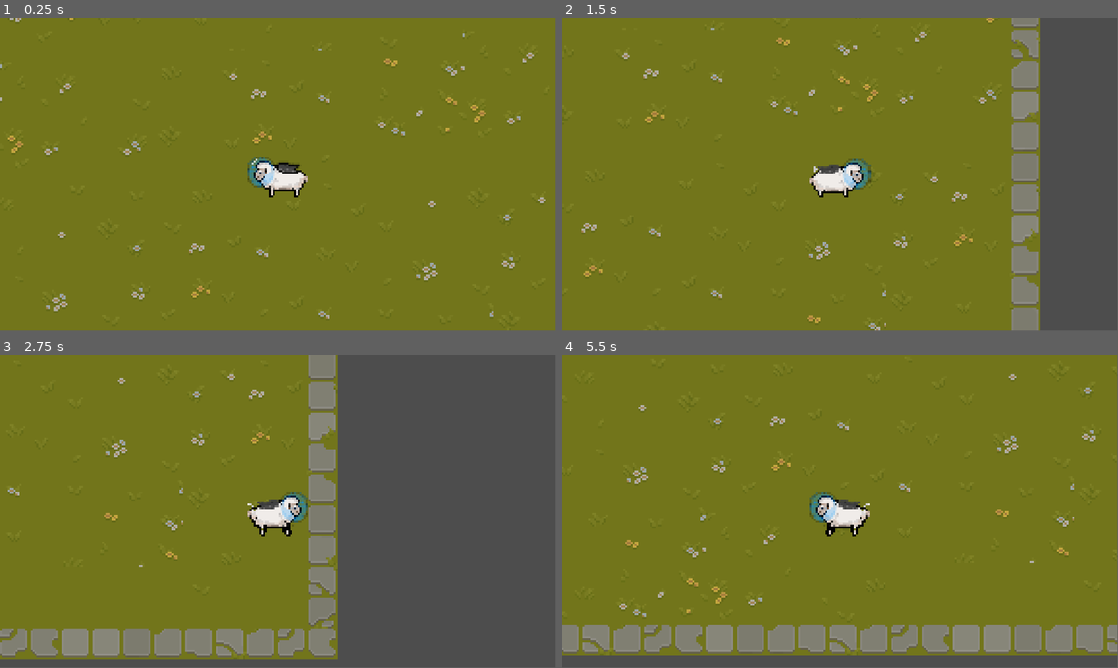
Above: before the commit, frames 1-4 (two rows, left to right).
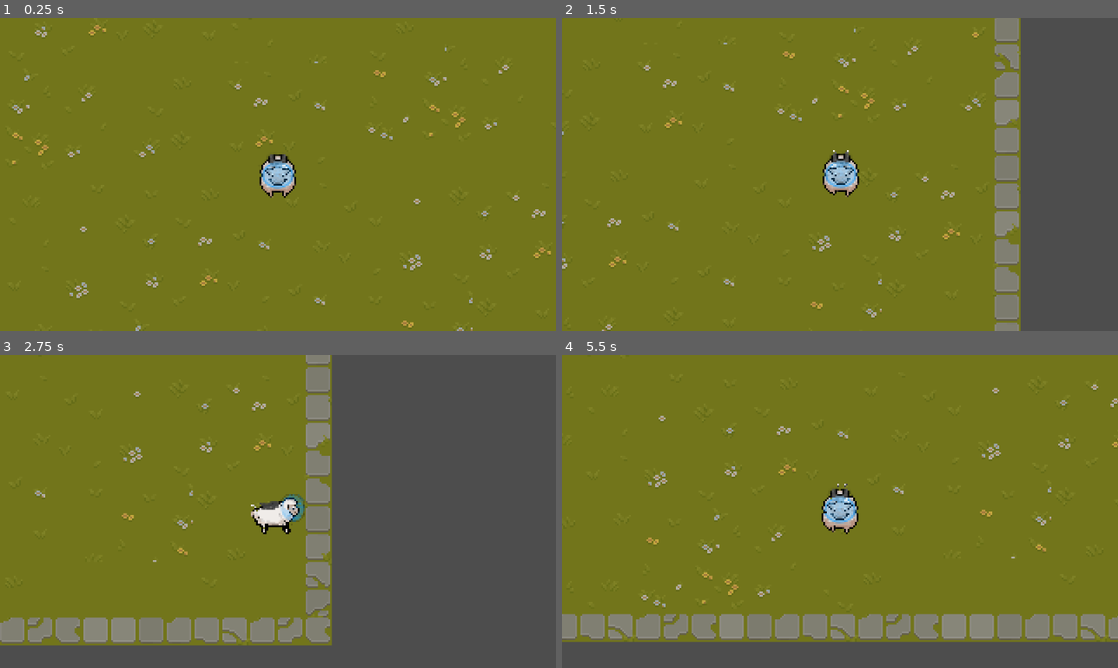
Above: after the commit, the same moments.

Repository: supermakz/AstroSheep
Game: Godot game, scene res://Scenes/game_scene.tscn
Two runs of this game, one before a commit and one after it. Both use one fixed random seed, a clock stepped at 60 frames per second and the inputs below.
Inputs (mouse positions are in pixels of both pictures, inside the frame that each line leads up to):
- Up to frame 1 (0.25 s): no input
- Up to frame 2 (1.5 s): move the mouse to (962, 158) at 0.52 s; hold D (move_right) 0.53-1.28 s; click (962, 158) at 0.6 s; move the mouse to (728, 190) at 1.27 s; hold S (move_down) from 1.28 s (still down); tap R (cycle_weapon) at 1.35 s
- Up to frame 3 (2.75 s): move the mouse to (333, 442) at 2.02 s; release S (move_down) at 2.03 s; hold D (move_right) from 2.03 s (still down); tap Shift (dash) at 2.1 s
- Up to frame 4 (5.5 s): move the mouse to (812, 574) at 2.77 s; release D (move_right) at 2.78 s; hold W (move_up) 2.78-3.53 s; right-click (812, 574) at 2.85 s; move the mouse to (1006, 558) at 3.52 s; hold A (move_left) 3.53-5.03 s; click (1006, 558) at 3.6 s; move the mouse to (673, 464) at 4.27 s; tap R (cycle_weapon) at 4.35 s; move the mouse to (867, 511) at 5.02 s; hold S (move_down) from 5.03 s (still down); tap Shift (dash) at 5.1 s
In our replay, the window is 799x449 before the commit and 800x450 after it. These sizes can differ from the game's own. Grey fills any space a smaller window leaves; there, only what the larger window draws over its background counts as a difference.

The runs differ from the first frame. In frame 1, 3.4% of the frame differs, in the area x 0-100%, y 0-100%; in frame 2, 9.9%; in frame 3, 9.5%; in frame 4, 12%, in the area x 0-100%, y 0-96%.

Commit message:
Added working animations to player controller
might cut code shorter later on when animations/sprites are smoother in general
entity shadows important for good visual
astrosheep.png for good measure nshit

Diff:
--- a/Scenes/player.tscn
+++ b/Scenes/player.tscn
@@ -1,10 +1,42 @@
-[gd_scene load_steps=14 format=3 uid="uid://g0driojvpwlg"]
+[gd_scene load_steps=26 format=3 uid="uid://g0driojvpwlg"]
 
 [ext_resource type="Script" uid="uid://firo45ogeshs" path="res://Scripts/player_controller.gd" id="1_v0iea"]
 [ext_resource type="Texture2D" uid="uid://bileg2jrs85l0" path="res://Assets_Art/spritesheep.png" id="2_cvnsp"]
 
+[sub_resource type="Animation" id="Animation_fkybt"]
+length = 0.001
+tracks/0/type = "value"
+tracks/0/imported = false
+tracks/0/enabled = true
+tracks/0/path = NodePath("Sprite2D:region_rect")
+tracks/0/interp = 1
+tracks/0/loop_wrap = true
+tracks/0/keys = {
+"times": PackedFloat32Array(0),
+"transitions": PackedFloat32Array(1),
+"update": 0,
+"values": [Rect2(0, 224, 32, 32)]
+}
+
+[sub_resource type="Animation" id="Animation_3smsa"]
+resource_name = "idle_down"
+length = 0.45
+loop_mode = 1
+tracks/0/type = "value"
+tracks/0/imported = false
+tracks/0/enabled = true
+tracks/0/path = NodePath("Sprite2D:region_rect")
+tracks/0/interp = 0
+tracks/0/loop_wrap = true
+tracks/0/keys = {
+"times": PackedFloat32Array(0, 0.15, 0.3, 0.45),
+"transitions": PackedFloat32Array(1, 1, 1, 1),
+"update": 0,
+"values": [Rect2(5, 30, 27, 29), Rect2(39, 30, 29, 29), Rect2(75, 30, 27, 29), Rect2(109, 30, 27, 29)]
+}
+
 [sub_resource type="Animation" id="Animation_6t5aa"]
-resource_name = "idle"
+resource_name = "idle_h"
 length = 0.45
 loop_mode = 1
 tracks/0/type = "value"
@@ -20,6 +52,40 @@
 "values": [Rect2(-1, 160, 33, 32), Rect2(0, 0, 33, 32), Rect2(33, 0, 35, 32), Rect2(68, 0, 35, 32), Rect2(103, 0, 35, 32)]
 }
 
+[sub_resource type="Animation" id="Animation_8erm5"]
+resource_name = "idle_up"
+length = 0.45
+loop_mode = 1
+tracks/0/type = "value"
+tracks/0/imported = false
+tracks/0/enabled = true
+tracks/0/path = NodePath("Sprite2D:region_rect")
+tracks/0/interp = 0
+tracks/0/loop_wrap = true
+tracks/0/keys = {
+"times": PackedFloat32Array(0, 0.15, 0.3, 0.45),
+"transitions": PackedFloat32Array(1, 1, 1, 1),
+"update": 0,
+"values": [Rect2(5, 59, 25, 33), Rect2(41, 59, 26, 33), Rect2(75, 59, 27, 33), Rect2(108, 59, 30, 33)]
+}
+
+[sub_resource type="Animation" id="Animation_x3wgy"]
+resource_name = "walk_down"
+length = 0.45
+loop_mode = 1
+tracks/0/type = "value"
+tracks/0/imported = false
+tracks/0/enabled = true
+tracks/0/path = NodePath("Sprite2D:region_rect")
+tracks/0/interp = 0
+tracks/0/loop_wrap = true
+tracks/0/keys = {
+"times": PackedFloat32Array(0, 0.15, 0.3, 0.45),
+"transitions": PackedFloat32Array(1, 1, 1, 1),
+"update": 0,
+"values": [Rect2(0, 192, 32, 32), Rect2(32, 192, 33, 32), Rect2(65, 192, 33, 32), Rect2(98, 192, 33, 32)]
+}
+
 [sub_resource type="Animation" id="Animation_vgqql"]
 resource_name = "walk_h"
 length = 0.45
@@ -37,34 +103,105 @@
 "values": [Rect2(-1, 160, 33, 32), Rect2(32, 160, 34, 32), Rect2(66, 160, 33, 32), Rect2(99, 160, 33, 32)]
 }
 
+[sub_resource type="Animation" id="Animation_cvnsp"]
+resource_name = "walk_up"
+length = 0.45
+loop_mode = 1
+tracks/0/type = "value"
+tracks/0/imported = false
+tracks/0/enabled = true
+tracks/0/path = NodePath("Sprite2D:region_rect")
+tracks/0/interp = 0
+tracks/0/loop_wrap = true
+tracks/0/keys = {
+"times": PackedFloat32Array(0, 0.15, 0.3, 0.45),
+"transitions": PackedFloat32Array(1, 1, 1, 1),
+"update": 0,
+"values": [Rect2(0, 224, 32, 32), Rect2(32, 224, 32, 32), Rect2(64, 224, 32, 32), Rect2(96, 224, 32, 32)]
+}
+
 [sub_resource type="AnimationLibrary" id="AnimationLibrary_fkybt"]
 _data = {
-&"idle": SubResource("Animation_6t5aa"),
-&"walk_h": SubResource("Animation_vgqql")
+&"RESET": SubResource("Animation_fkybt"),
+&"idle_down": SubResource("Animation_3smsa"),
+&"idle_h": SubResource("Animation_6t5aa"),
+&"idle_up": SubResource("Animation_8erm5"),
+&"walk_down": SubResource("Animation_x3wgy"),
+&"walk_h": SubResource("Animation_vgqql"),
+&"walk_up": SubResource("Animation_cvnsp")
 }
 
 [sub_resource type="AnimationNodeAnimation" id="AnimationNodeAnimation_cvnsp"]
-animation = &"idle"
-
-[sub_resource type="AnimationNodeAnimation" id="AnimationNodeAnimation_x3wgy"]
+animation = &"idle_h"
+
+[sub_resource type="AnimationNodeAnimation" id="AnimationNodeAnimation_6t5aa"]
+animation = &"idle_down"
+
+[sub_resource type="AnimationNodeAnimation" id="AnimationNodeAnimation_vgqql"]
+animation = &"idle_up"
+
+[sub_resource type="AnimationNodeAnimation" id="AnimationNodeAnimation_fkybt"]
+animation = &"idle_h"
+
+[sub_resource type="AnimationNodeBlendSpace2D" id="AnimationNodeBlendSpace2D_x3wgy"]
+blend_point_0/node = SubResource("AnimationNodeAnimation_cvnsp")
+blend_point_0/pos = Vector2(1, 0)
+blend_point_1/node = SubResource("AnimationNodeAnimation_6t5aa")
+blend_point_1/pos = Vector2(0, 1.1)
+blend_point_2/node = SubResource("AnimationNodeAnimation_vgqql")
+blend_point_2/pos = Vector2(0, -1.1)
+blend_point_3/node = SubResource("AnimationNodeAnimation_fkybt")
+blend_point_3/pos = Vector2(-1, 0)
+min_space = Vector2(-1, -1.1)
+max_space = Vector2(1, 1.1)
+blend_mode = 1
+sync = true
+
+[sub_resource type="AnimationNodeAnimation" id="AnimationNodeAnimation_3smsa"]
 animation = &"walk_h"
 
-[sub_resource type="AnimationNodeStateMachineTransition" id="AnimationNodeStateMachineTransition_cvnsp"]
-
-[sub_resource type="AnimationNodeStateMachineTransition" id="AnimationNodeStateMachineTransition_6t5aa"]
-
-[sub_resource type="AnimationNodeStateMachineTransition" id="AnimationNodeStateMachineTransition_fkybt"]
-
-[sub_resource type="AnimationNodeStateMachineTransition" id="AnimationNodeStateMachineTransition_x3wgy"]
+[sub_resource type="AnimationNodeAnimation" id="AnimationNodeAnimation_8erm5"]
+animation = &"walk_down"
+
+[sub_resource type="AnimationNodeAnimation" id="AnimationNodeAnimation_f1ek2"]
+animation = &"walk_up"
+
+[sub_resource type="AnimationNodeAnimation" id="AnimationNodeAnimation_tx1dd"]
+animation = &"walk_h"
+
+[sub_resource type="AnimationNodeBlendSpace2D" id="AnimationNodeBlendSpace2D_gymyn"]
+resource_local_to_scene = true
+blend_point_0/node = SubResource("AnimationNodeAnimation_3smsa")
+blend_point_0/pos = Vector2(-1, 0)
+blend_point_1/node = SubResource("AnimationNodeAnimation_8erm5")
+blend_point_1/pos = Vector2(0, 1.1)
+blend_point_2/node = SubResource("AnimationNodeAnimation_f1ek2")
+blend_point_2/pos = Vector2(0, -1.1)
+blend_point_3/node = SubResource("AnimationNodeAnimation_tx1dd")
+blend_point_3/pos = Vector2(1, 0)
+min_space = Vector2(-1, -1.1)
+max_space = Vector2(1, 1.1)
+snap = Vector2(0.01, 0.01)
+blend_mode = 1
+sync = true
+
+[sub_resource type="AnimationNodeStateMachineTransition" id="AnimationNodeStateMachineTransition_pu2lt"]
+advance_mode = 2
+
+[sub_resource type="AnimationNodeStateMachineTransition" id="AnimationNodeStateMachineTransition_ukyrk"]
+reset = false
+
+[sub_resource type="AnimationNodeStateMachineTransition" id="AnimationNodeStateMachineTransition_7dp3o"]
+reset = false
 
 [sub_resource type="AnimationNodeStateMachine" id="AnimationNodeStateMachine_8erm5"]
 states/End/position = Vector2(905, 153)
-states/Start/position = Vector2(214, 165)
-states/idle/node = SubResource("AnimationNodeAnimation_cvnsp")
-states/idle/position = Vector2(900, 33)
-states/walk_h/node = SubResource("AnimationNodeAnimation_x3wgy")
-states/walk_h/position = Vector2(208, 51)
-transitions = ["walk_h", "idle", SubResource("AnimationNodeStateMachineTransition_cvnsp"), "idle", "walk_h", SubResource("AnimationNodeStateMachineTransition_6t5aa"), "Start", "idle", SubResource("AnimationNodeStateMachineTransition_fkybt"), "idle", "End", SubResource("AnimationNodeStateMachineTransition_x3wgy")]
+states/Start/position = Vector2(214, 164)
+states/idle/node = SubResource("AnimationNodeBlendSpace2D_x3wgy")
+states/idle/position = Vector2(905, 38)
+states/walk/node = SubResource("AnimationNodeBlendSpace2D_gymyn")
+states/walk/position = Vector2(214, 38)
+transitions = ["Start", "idle", SubResource("AnimationNodeStateMachineTransition_pu2lt"), "idle", "walk", SubResource("AnimationNodeStateMachineTransition_ukyrk"), "walk", "idle", SubResource("AnimationNodeStateMachineTransition_7dp3o")]
 
 [sub_resource type="CapsuleShape2D" id="CapsuleShape2D_cvnsp"]
 radius = 7.5
@@ -76,6 +213,7 @@
 [node name="Sprite2D" type="Sprite2D" parent="."]
 texture = ExtResource("2_cvnsp")
 region_enabled = true
+region_rect = Rect2(0, 224, 32, 32)
 
 [node name="AnimationPlayer" type="AnimationPlayer" parent="."]
 libraries = {
@@ -86,6 +224,8 @@
 tree_root = SubResource("AnimationNodeStateMachine_8erm5")
 advance_expression_base_node = NodePath("..")
 anim_player = NodePath("../AnimationPlayer")
+parameters/idle/blend_position = Vector2(0.0015949011, 0.72197306)
+parameters/walk/blend_position = Vector2(-0.0015949011, 0.77443945)
 
 [node name="CollisionShape2D" type="CollisionShape2D" parent="."]
 position = Vector2(1, 2)
--- a/Scripts/player_controller.gd
+++ b/Scripts/player_controller.gd
@@ -30,6 +30,7 @@
 @onready var anim_tree: AnimationTree = $AnimationTree
 @onready var anim_state = anim_tree.get("parameters/playback")
 
+
 var state_timer: float = 0.0
 var dash_cd_timer: float = 0.0
 var dash_direction: Vector2 = Vector2.ZERO
@@ -44,7 +45,7 @@
 	elif current_state == State.DASH:
 		_process_dash()
 
-	# --- NEU: Animations-Update jeden Frame ---
+	# --- Animations-Update jeden Frame ---
 	_update_animations()
 
 	move_and_slide()
@@ -70,13 +71,13 @@
 	elif Input.is_action_just_pressed("parry"):
 		_try_parry()
 
-# --- NEU: Funktion zur Steuerung des AnimationTrees ---
+# --- Funktion zur Steuerung des AnimationTrees ---
 func _update_animations() -> void:
 	match current_state:
 		State.IDLE:
 			anim_state.travel("idle")
 		State.MOVE:
-			anim_state.travel("walk_h")
+			anim_state.travel("walk")
 		State.DASH:
 			anim_state.travel("dash")
 		State.PARRY:
@@ -101,9 +102,14 @@
 		current_state = State.MOVE
 		velocity = velocity.move_toward(input * speed, acceleration * delta)
 
+		anim_tree.set("parameters/walk/blend_position", input.normalized())
+		anim_tree.set("parameters/idle/blend_position", input.normalized())
+
 		# --- Sprite flippen basierend auf Laufrichtung ---
-		if input.x != 0:
-			$Sprite2D.flip_h = input.x > 0
+		if input.x > 0:
+			$Sprite2D.flip_h = true
+		elif input.x < 0:
+			$Sprite2D.flip_h = false
 
 	else:
 		current_state = State.IDLE
--- a/project.godot
+++ b/project.godot
@@ -17,6 +17,8 @@
 
 [display]
 
+window/size/viewport_width=1280
+window/size/viewport_height=720
 window/stretch/scale=4.0
 
 [input]
Binary file added: Assets_Art/astrosheep.png
Not shown, added: Assets_Art/astrosheep.png.import
Binary file changed: Assets_Art/spritesheep.png
